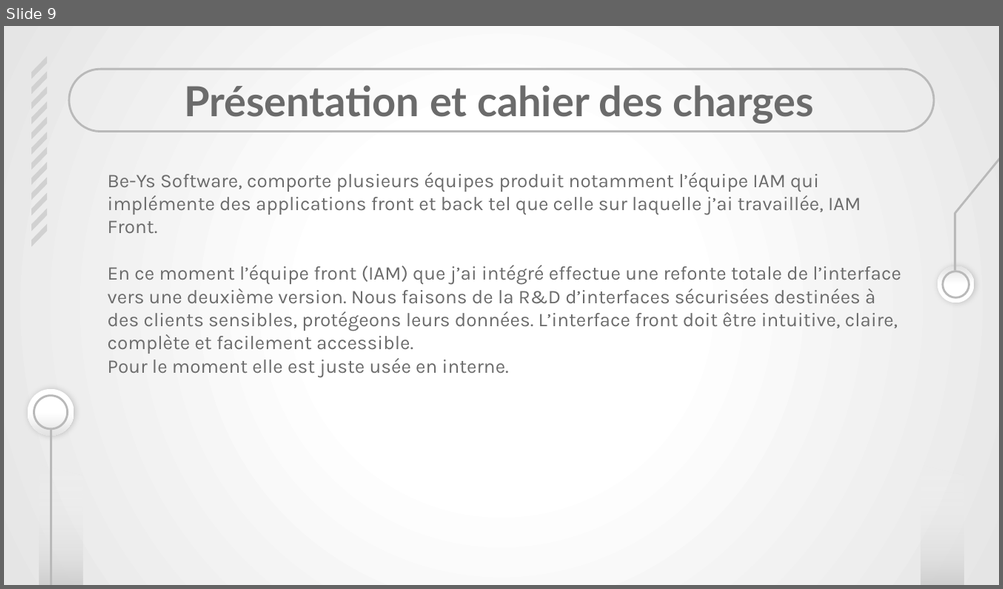
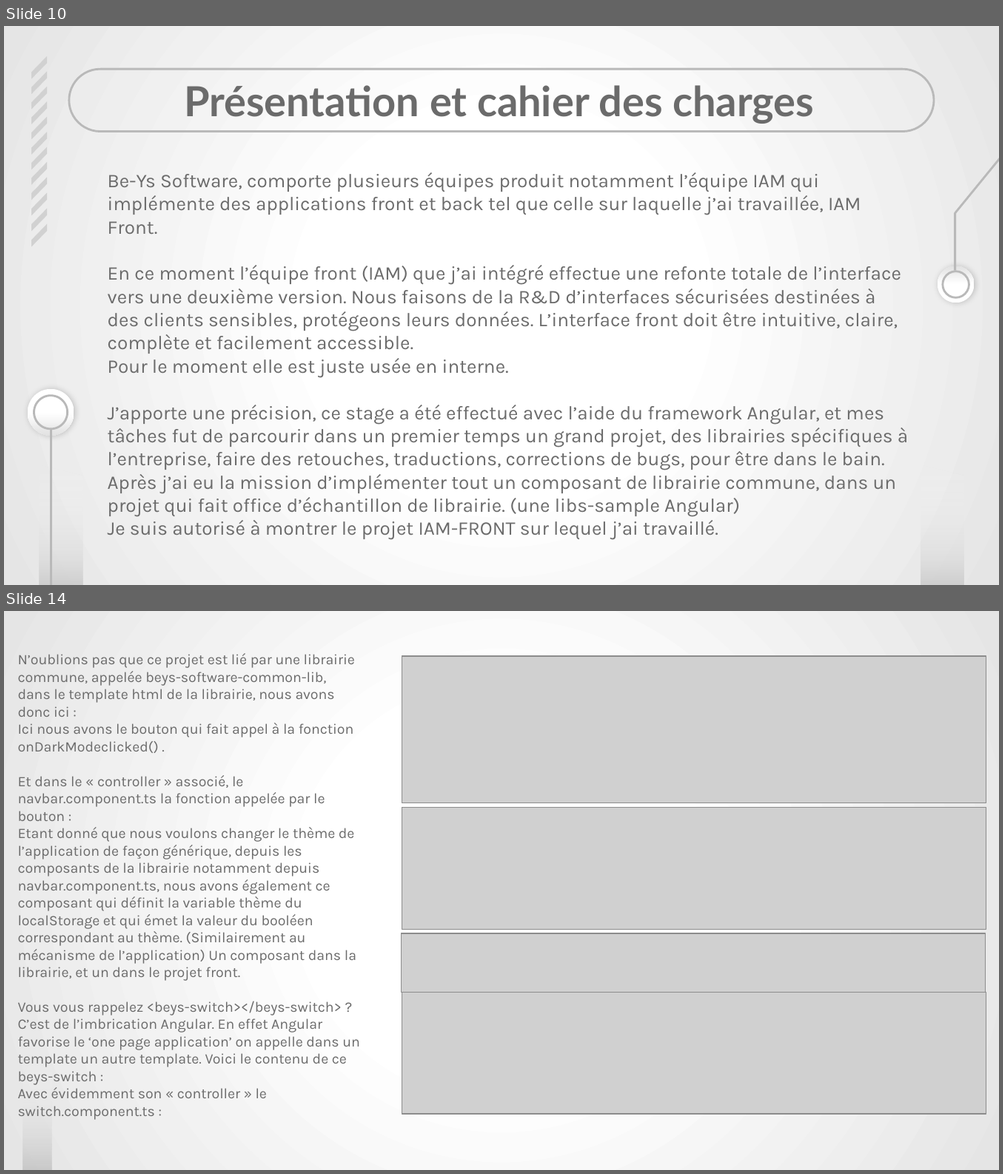
Before and after one commit to Ninewashburn/Business_case-Symfony-eShop-, a slide deck: capture_texte/fiche en cours de remplissage/Présentation soutenance Meynadier Renaud.pptx. Shown one above the other, each under a label of ours: slide 9 before the commit, slides 10 and 14 after it; the slides between them are not shown. The pictures are 1003x589 and 1003x1174 pixels, drawn with LibreOffice and Linux fonts; fonts in the diff are those of the drawing; grey boxes stand for pictures. Boxes give left, top, right and bottom in pixels: in the first picture for what was removed or moved away, otherwise in the second. Text is boxed around its words. In the diff, an @@ line names an element or a change of style, - is before the commit and + after.

```diff
--- a/capture_texte/fiche en cours de remplissage/Présentation soutenance Meynadier Renaud.pptx
+++ b/capture_texte/fiche en cours de remplissage/Présentation soutenance Meynadier Renaud.pptx
@@ slide 14 added at (4,611,999,1170), background gradient #FFFFFF to #E5E5E5 @@
@@ text added at (18,653,360,1120), 10.5 pt, text #6B6B6B @@
+N’oublions pas que ce projet est lié par une librairie commune, appelée beys-software-common-lib, dans le template html de la librairie, nous avons donc ici :
+Ici nous avons le bouton qui fait appel à la fonction onDarkModeclicked() .
+Et dans le « controller » associé, le navbar.component.ts la fonction appelée par le bouton :
+Etant donné que nous voulons changer le thème de l’application de façon générique, depuis les composants de la librairie notamment depuis navbar.component.ts, nous avons également ce composant qui définit la variable thème du localStorage et qui émet la valeur du booléen correspondant au thème. (Similairement au mécanisme de l’application) Un composant dans la librairie, et un dans le projet front.
+Vous vous rappelez <beys-switch></beys-switch> ? C’est de l’imbrication Angular. En effet Angular favorise le ‘one page application’ on appelle dans un template un autre template. Voici le contenu de ce beys-switch :
+Avec évidemment son « controller » le switch.component.ts :
@@ picture added at (402,655,986,803) @@
@@ picture added at (402,808,986,930) @@
@@ picture added at (401,933,984,992) @@
@@ picture added at (402,992,986,1114) @@
@@ freeform shape added at (23,1024,52,1170), fill gradient #B9B9B9 to #FFFFFF @@
@@ what was slide 9 is now slide 10 @@
@@ slide 10 changed as well @@
@@ text at (108,405,908,540): paragraphs added @@
+J’apporte une précision, ce stage a été effectué avec l’aide du framework Angular, et mes tâches fut de parcourir dans un premier temps un grand projet, des librairies spécifiques à l’entreprise, faire des retouches, traductions, corrections de bugs, pour être dans le bain.
+Après j’ai eu la mission d’implémenter tout un composant de librairie commune, dans un projet qui fait office d’échantillon de librairie. (une libs-sample Angular)
+Je suis autorisé à montrer le projet IAM-FRONT sur lequel j’ai travaillé.
```
Also in this commit, not shown: 23 other slides changed, 8 other slides added, 1 slide removed, 1 other file.
